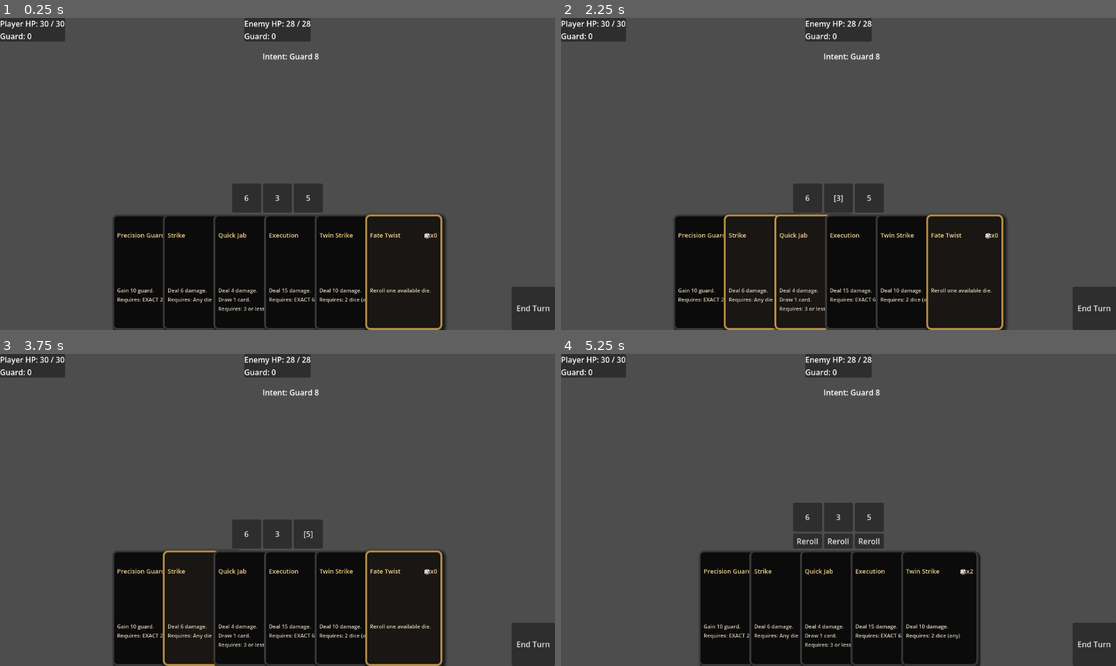
Above: before the commit, frames 1-4 (two rows, left to right).
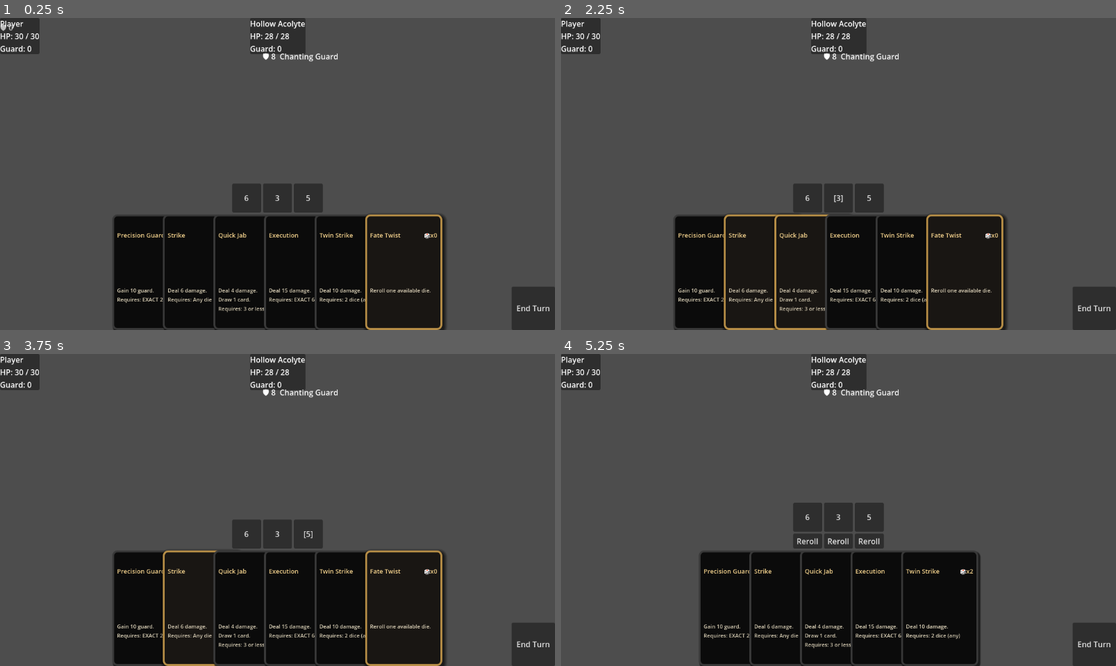
Above: after the commit, the same moments.

Repository: Bbran4/TheThroneThatBreathes
Game: Godot game, scene res://scenes/CombatTest.tscn
Two runs of this game, one before a commit and one after it. Both use one fixed random seed, a clock stepped at 60 frames per second and the inputs below.
Inputs (mouse positions are in pixels of both pictures, inside the frame that each line leads up to):
- Up to frame 1 (0.25 s): no input
- Up to frame 2 (2.25 s): click "6" at 0.5 s; click "[6]" at 1.25 s; click "3" at 2 s
- Up to frame 3 (3.75 s): click "[3]" at 2.75 s; click "5" at 3.5 s
- Up to frame 4 (5.25 s): click "[5]" at 4.25 s; click (966, 606) at 5 s

The runs differ from the first frame. In frame 1, 1.6% of the frame differs, in the area x 0-61%, y 0-15%; in frame 2, 1.6%; in frame 3, 1.6%; in frame 4, 1.6%.

Commit message:
UI Changes

Diff:
--- a/scenes/CombatTest.tscn
+++ b/scenes/CombatTest.tscn
@@ -6,6 +6,7 @@
 [ext_resource type="Resource" uid="uid://cihmxdwhbg2la" path="res://resources/enemies/HollowAcolyte.tres" id="3_gaico"]
 [ext_resource type="Script" uid="uid://cui60d7oj1du7" path="res://scripts/combat/PlayerCombatant.gd" id="3_psff3"]
 [ext_resource type="Script" uid="uid://lmhct1c1dyfj" path="res://scripts/combat/EnemyCombatant.gd" id="4_uvkbr"]
+[ext_resource type="PackedScene" uid="uid://curcwunumwlcv" path="res://scenes/ui/FloatingText.tscn" id="9_ycf86"]
 [ext_resource type="PackedScene" uid="uid://dhvfey22vpu1o" path="res://scenes/ui/CombatUI.tscn" id="11_qqmgp"]
 [ext_resource type="PackedScene" uid="uid://ciar7k28ykcld" path="res://scenes/ui/CardView.tscn" id="12_8equi"]
 
@@ -28,3 +29,4 @@
 
 [node name="CombatUI" parent="CanvasLayer" unique_id=1242325184 instance=ExtResource("11_qqmgp")]
 card_view_scene = ExtResource("12_8equi")
+floating_text_scene = ExtResource("9_ycf86")
--- /dev/null
+++ b/scenes/ui/FloatingText.tscn
@@ -0,0 +1,6 @@
+[gd_scene format=3 uid="uid://curcwunumwlcv"]
+
+[ext_resource type="Script" uid="uid://c278f23q2kfn5" path="res://scripts/ui/FloatingText.gd" id="1_r0iim"]
+
+[node name="FloatingText" type="Label" unique_id=2020759765]
+script = ExtResource("1_r0iim")
--- a/scripts/combat/EnemyCombatant.gd
+++ b/scripts/combat/EnemyCombatant.gd
@@ -71,9 +71,12 @@
 	var guard_amount := card.get_final_guard(self)
 
 	if damage_amount > 0 and card.can_target_enemy:
-		return "Intent: Attack " + str(damage_amount)
+		return "⚔ " + str(damage_amount) + "  " + card.card_name
 
 	if guard_amount > 0:
-		return "Intent: Guard " + str(guard_amount)
+		return "🛡 " + str(guard_amount) + "  " + card.card_name
 
-	return "Intent: " + card.card_name
+	if card.cards_to_draw > 0:
+		return "📜 Draw " + str(card.cards_to_draw)
+
+	return "❔ " + card.card_name
--- a/scripts/ui/CardView.gd
+++ b/scripts/ui/CardView.gd
@@ -7,6 +7,8 @@
 # It only displays card data and notifies the UI when clicked.
 
 signal card_selected(card: CardData)
+signal card_hovered(card: CardData)
+signal card_unhovered
 
 @onready var name_label: Label = $MarginContainer/VBoxContainer/Header/NameLabel
 @onready var art_texture: TextureRect = $MarginContainer/VBoxContainer/ArtTexture
@@ -67,19 +69,19 @@
 
 
 func _on_mouse_entered() -> void:
-	# Store current position so the card can return correctly.
 	normal_position = position
+	position.y -= hover_lift_amount
+	z_index = 100
 
-	# Raise the card visually.
-	position.y -= hover_lift_amount
-
-	# Bring hovered card in front of overlapping cards.
-	z_index = 100
+	if card_data != null:
+		card_hovered.emit(card_data)
 
 
 func _on_mouse_exited() -> void:
 	position = normal_position
 	z_index = 0
+
+	card_unhovered.emit()
 
 
 func _create_card_styles() -> void:
--- a/scripts/ui/CombatUI.gd
+++ b/scripts/ui/CombatUI.gd
@@ -16,6 +16,7 @@
 @onready var end_turn_button: Button = $EndTurnButton
 @export var card_view_scene: PackedScene
 @onready var enemy_intent_label: Label = $EnemyIntentLabel
+@export var floating_text_scene: PackedScene
 
 var combat_manager: CombatManager
 var player: PlayerCombatant
@@ -23,6 +24,7 @@
 
 var selected_dice: Array[DiceData] = []
 var pending_rerolls: int = 0
+var hovered_card: CardData = null
 
 func setup_ui(new_combat_manager: CombatManager, new_player: PlayerCombatant, new_enemy: EnemyCombatant) -> void:
 	# Store references to the combat objects.
@@ -58,7 +60,7 @@
 
 
 func _update_player_info() -> void:
-	player_label.text = "Player HP: %s / %s\nGuard: %s" % [
+	player_label.text = "Player\nHP: %s / %s\nGuard: %s" % [
 		player.current_hp,
 		player.stats.max_hp,
 		player.current_guard
@@ -66,7 +68,8 @@
 
 
 func _update_enemy_info() -> void:
-	enemy_label.text = "Enemy HP: %s / %s\nGuard: %s" % [
+	enemy_label.text = "%s\nHP: %s / %s\nGuard: %s" % [
+		enemy.enemy_name,
 		enemy.current_hp,
 		enemy.stats.max_hp,
 		enemy.current_guard
@@ -74,21 +77,23 @@
 
 
 func _on_player_hp_changed(_current_hp: int, _max_hp: int) -> void:
-	# We ignore the signal values for now and refresh the full UI.
-	_update_all()
+	_update_all()
+	_spawn_floating_text("HP " + str(_current_hp), player_label.global_position + Vector2(0, -20))
 
 
 func _on_player_guard_changed(_current_guard: int) -> void:
-	# Guard signal sends one value, so this wrapper receives it safely.
-	_update_all()
+	_update_all()
+	_spawn_floating_text("🛡 " + str(_current_guard), player_label.global_position + Vector2(0, 20))
 
 
 func _on_enemy_hp_changed(_current_hp: int, _max_hp: int) -> void:
 	_update_all()
+	_spawn_floating_text("HP " + str(_current_hp), enemy_label.global_position + Vector2(0, -20))
 
 
 func _on_enemy_guard_changed(_current_guard: int) -> void:
 	_update_all()
+	_spawn_floating_text("🛡 " + str(_current_guard), enemy_label.global_position + Vector2(0, 20))
 
 func _on_player_hand_changed(hand: Array) -> void:
 	_refresh_hand()
@@ -148,6 +153,16 @@
 			_on_card_pressed(selected_card)
 		)
 
+		card_view.card_hovered.connect(func(card: CardData):
+			hovered_card = card
+			_refresh_dice()
+		)
+
+		card_view.card_unhovered.connect(func():
+			hovered_card = null
+			_refresh_dice()
+		)
+
 func _refresh_dice() -> void:
 	_clear_invalid_selected_dice()
 	_clear_children(dice_container)
@@ -173,6 +188,12 @@
 		)
 
 		die_slot.add_child(die_button)
+
+		if hovered_card != null:
+			if hovered_card.can_use_with_die(die.current_value):
+				die_button.text = "✓ " + die_button.text
+			else:
+				die_button.text = "✕ " + die_button.text
 
 		if pending_rerolls > 0 and not die.is_assigned:
 			var reroll_button := Button.new()
@@ -297,3 +318,12 @@
 
 func _on_enemy_intent_changed(intent_text: String) -> void:
 	enemy_intent_label.text = intent_text
+
+func _spawn_floating_text(text_value: String, screen_position: Vector2) -> void:
+	if floating_text_scene == null:
+		return
+
+	var floating_text: FloatingText = floating_text_scene.instantiate()
+	add_child(floating_text)
+
+	floating_text.play(text_value, screen_position)
--- /dev/null
+++ b/scripts/ui/FloatingText.gd
@@ -0,0 +1,24 @@
+extends Label
+class_name FloatingText
+
+# FloatingText is a temporary visual feedback label.
+# It appears, rises upward, fades out, then removes itself.
+
+@export var rise_distance: float = 40.0
+@export var duration: float = 0.8
+
+
+func play(text_value: String, start_position: Vector2) -> void:
+	text = text_value
+	global_position = start_position
+
+	var end_position := start_position + Vector2(0, -rise_distance)
+
+	var tween := create_tween()
+	tween.set_parallel(true)
+
+	tween.tween_property(self, "global_position", end_position, duration)
+	tween.tween_property(self, "modulate:a", 0.0, duration)
+
+	await tween.finished
+	queue_free()
Not shown, added: scripts/ui/FloatingText.gd.uid
